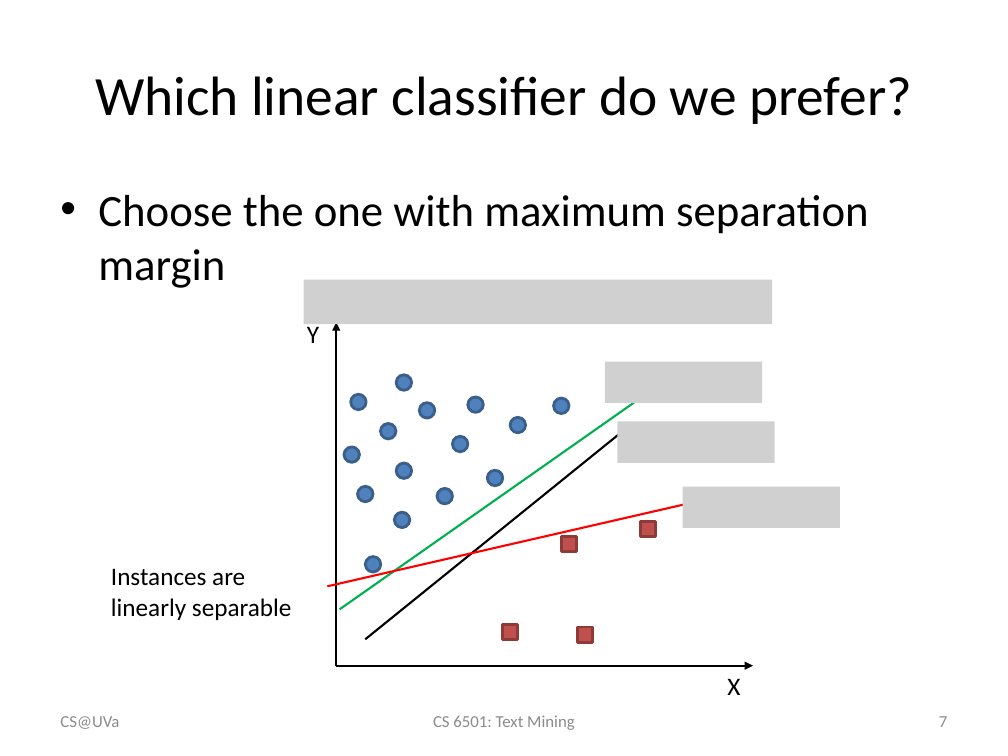
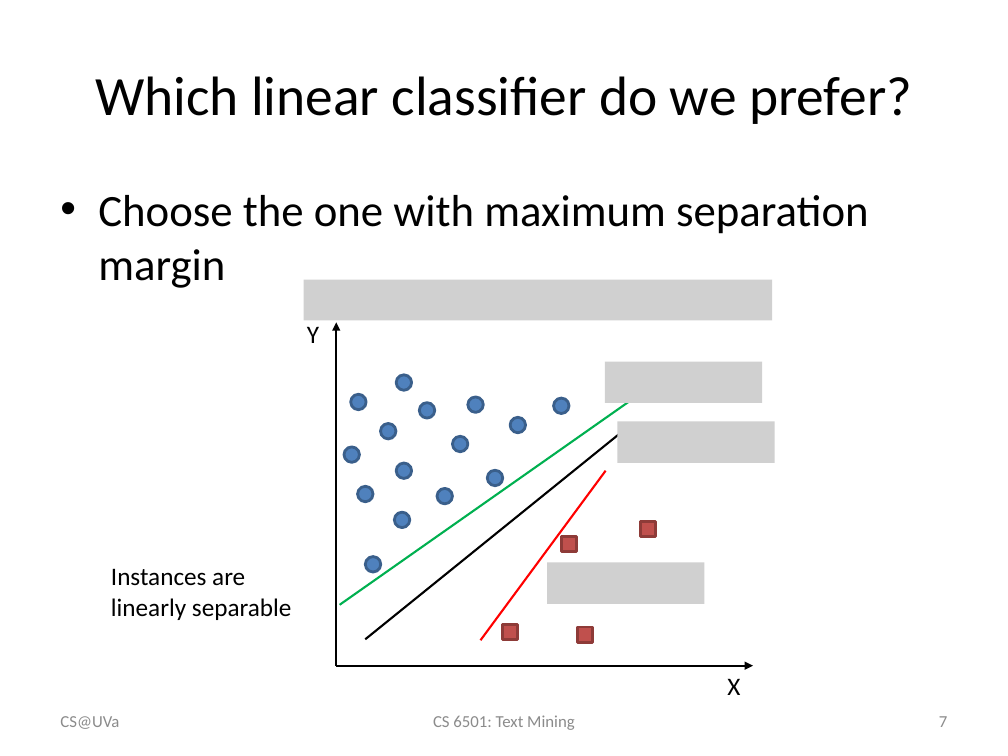
Before and after one commit to wang296/CS6501-Text-Mining, a slide deck: slide 7 of docs/svm.pptx. Drawn at 1008x756 pixels with LibreOffice and Linux fonts; fonts in the diff are those of the drawing; grey boxes stand for pictures. Boxes give left, top, right and bottom in pixels: in the first picture for what was removed or moved away, otherwise in the second. Text is boxed around its words. In the diff, an @@ line names an element or a change of style, - is before the commit and + after.

```diff
--- a/docs/svm.pptx
+++ b/docs/svm.pptx
@@ picture: place and size @@
-picture at (303,279,772,324)
+picture at (303,279,772,320)
@@ line moved from (340, 610) - (634, 402) to (340, 605) - (634, 398) @@
@@ line moved from (328, 587) - (687, 504) to (481, 640) - (606, 471) @@
@@ picture removed at (682,487,840,528) @@
@@ picture added at (547,562,705,604) @@
```
Also in this commit, not shown: 8 other slides changed, 7 other files.
